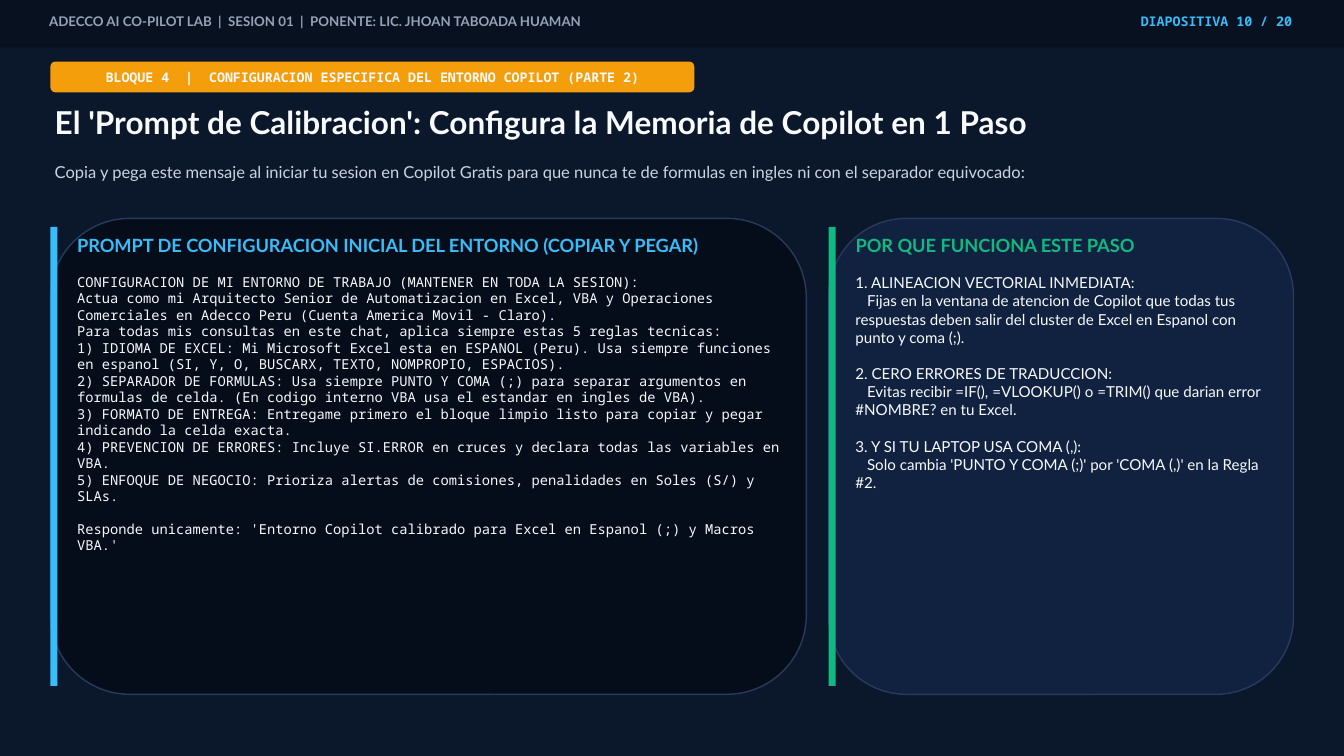
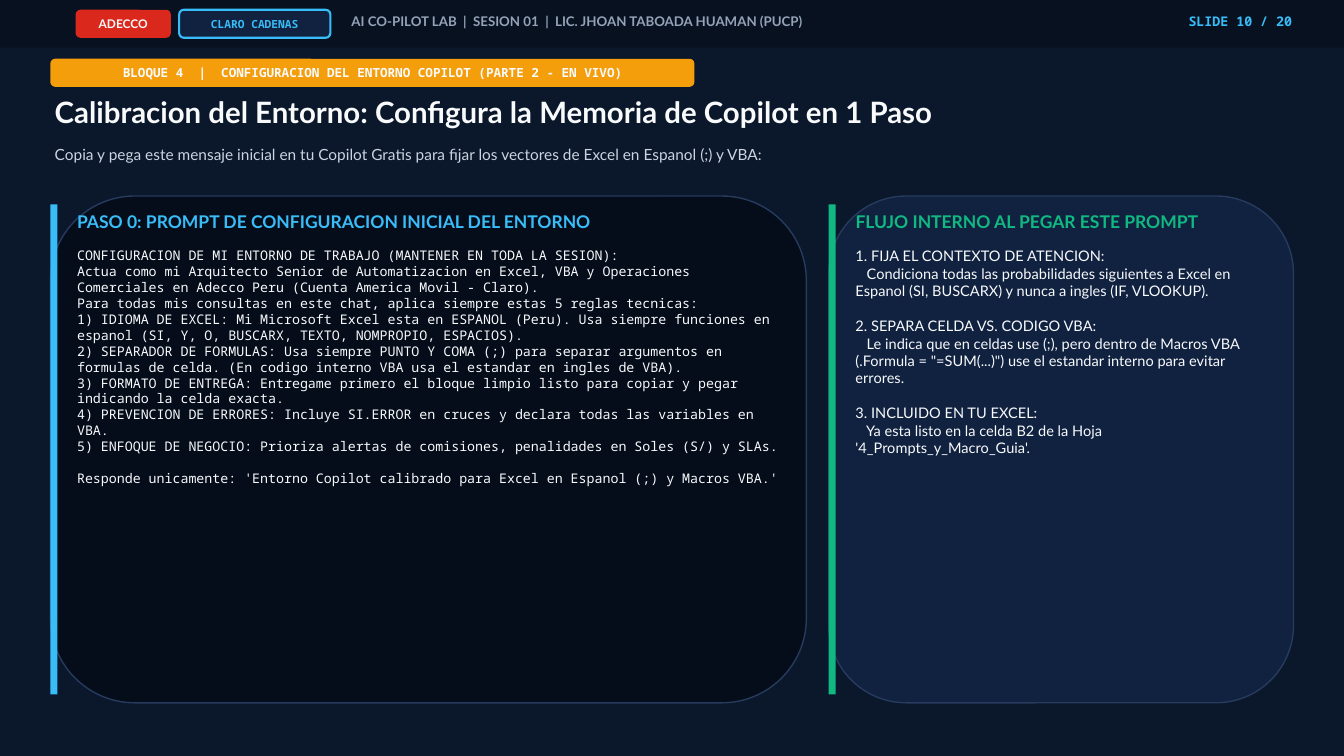
Before and after one commit to jhoan202012/programa-ia-adecco-2026, a slide deck: slide 10 of Clase_01_Adecco_AI_Copilot_Lab.pptx. Drawn at 1344x756 pixels with LibreOffice and Linux fonts; fonts in the diff are those of the drawing. Boxes give left, top, right and bottom in pixels: in the first picture for what was removed or moved away, otherwise in the second. Text is boxed around its words. In the diff, an @@ line names an element or a change of style, - is before the commit and + after.

```diff
--- a/Clase_01_Adecco_AI_Copilot_Lab.pptx
+++ b/Clase_01_Adecco_AI_Copilot_Lab.pptx
@@ rounded rectangle added at (x1=76, y1=10, x2=170, y2=38), fill #DA291C, 8.5 pt, text #F8FAFC, bold @@
+ADECCO
@@ rounded rectangle added at (x1=179, y1=10, x2=331, y2=38), fill #112240, outline #38BDF8 1.5 pt, 8 pt, text #38BDF8, bold @@
+CLARO CADENAS
@@ text at (x1=351, y1=16, x2=802, y2=28): text changed @@
-ADECCO AI CO-PILOT LAB | SESION 01 | PONENTE: LIC. JHOAN TABOADA HUAMAN
+AI CO-PILOT LAB | SESION 01 | LIC. JHOAN TABOADA HUAMAN (PUCP)
@@ text at (x1=1189, y1=16, x2=1292, y2=26): text changed @@
-DIAPOSITIVA 10 / 20
+SLIDE 10 / 20
@@ rounded rectangle "BLOQUE 4 | CONFIGURACION DEL ..." moved from (x1=50, y1=62, x2=695, y2=93) to (x1=50, y1=58, x2=695, y2=87) @@
@@ text in rounded rectangle at (x1=123, y1=68, x2=622, y2=80): text changed; size 9.5 to 9 pt @@
-BLOQUE 4 | CONFIGURACION ESPECIFICA DEL ENTORNO COPILOT (PARTE 2)
+BLOQUE 4 | CONFIGURACION DEL ENTORNO COPILOT (PARTE 2 - EN VIVO)
@@ text at (x1=55, y1=101, x2=932, y2=129): text changed; size 22.5 to 21 pt @@
-El 'Prompt de Calibracion': Configura la Memoria de Copilot en 1 Paso
+Calibracion del Entorno: Configura la Memoria de Copilot en 1 Paso
@@ text at (x1=55, y1=148, x2=762, y2=163): text changed; size 11.8 to 11 pt @@
-Copia y pega este mensaje al iniciar tu sesion en Copilot Gratis para que nunca te de formulas en ingles ni con el separador equivocado:
+Copia y pega este mensaje inicial en tu Copilot Gratis para fijar los vectores de Excel en Espanol (;) y VBA:
@@ rounded rectangle resized from (x1=50, y1=219, x2=807, y2=695) to (x1=50, y1=196, x2=807, y2=703) @@
@@ rectangle resized from (x1=50, y1=227, x2=57, y2=687) to (x1=50, y1=205, x2=57, y2=695) @@
@@ rounded rectangle resized from (x1=829, y1=219, x2=1294, y2=695) to (x1=829, y1=196, x2=1294, y2=703) @@
@@ rectangle resized from (x1=829, y1=227, x2=836, y2=687) to (x1=829, y1=205, x2=836, y2=695) @@
@@ text at (x1=77, y1=213, x2=591, y2=228): text changed; size 13 to 12.5 pt @@
-PROMPT DE CONFIGURACION INICIAL DEL ENTORNO (COPIAR Y PEGAR)
+PASO 0: PROMPT DE CONFIGURACION INICIAL DEL ENTORNO
@@ text removed at (x1=856, y1=238, x2=1135, y2=255) @@
-POR QUE FUNCIONA ESTE PASO
@@ text added at (x1=856, y1=215, x2=1198, y2=228), 12.5 pt, text #10B981, bold @@
+FLUJO INTERNO AL PEGAR ESTE PROMPT
@@ text "CONFIGURACION DE MI ENTORNO DE ..." moved from (x1=77, y1=277, x2=779, y2=501) to (x1=77, y1=250, x2=778, y2=487) @@
@@ text "CONFIGURACION DE MI ENTORNO DE ..." at (x1=77, y1=250, x2=778, y2=487): size 9.8 to 9.5 pt @@
@@ text at (x1=855, y1=250, x2=1240, y2=456): text changed; size 10.8 to 10.4 pt @@
-1. ALINEACION VECTORIAL INMEDIATA:
-Fijas en la ventana de atencion de Copilot que todas tus respuestas deben salir del cluster de Excel en Espanol con punto y coma (;).
-2. CERO ERRORES DE TRADUCCION:
-Evitas recibir =IF(), =VLOOKUP() o =TRIM() que darian error #NOMBRE? en tu Excel.
-3. Y SI TU LAPTOP USA COMA (,):
-Solo cambia 'PUNTO Y COMA (;)' por 'COMA (,)' en la Regla #2.
+1. FIJA EL CONTEXTO DE ATENCION:
+Condiciona todas las probabilidades siguientes a Excel en Espanol (SI, BUSCARX) y nunca a ingles (IF, VLOOKUP).
+2. SEPARA CELDA VS. CODIGO VBA:
+Le indica que en celdas use (;), pero dentro de Macros VBA (.Formula = "=SUM(...)") use el estandar interno para evitar errores.
+3. INCLUIDO EN TU EXCEL:
+Ya esta listo en la celda B2 de la Hoja '4_Prompts_y_Macro_Guia'.
```
Also in this commit, not shown: 18 other slides changed, 1 slide added, 1 slide removed, 4 other files.
